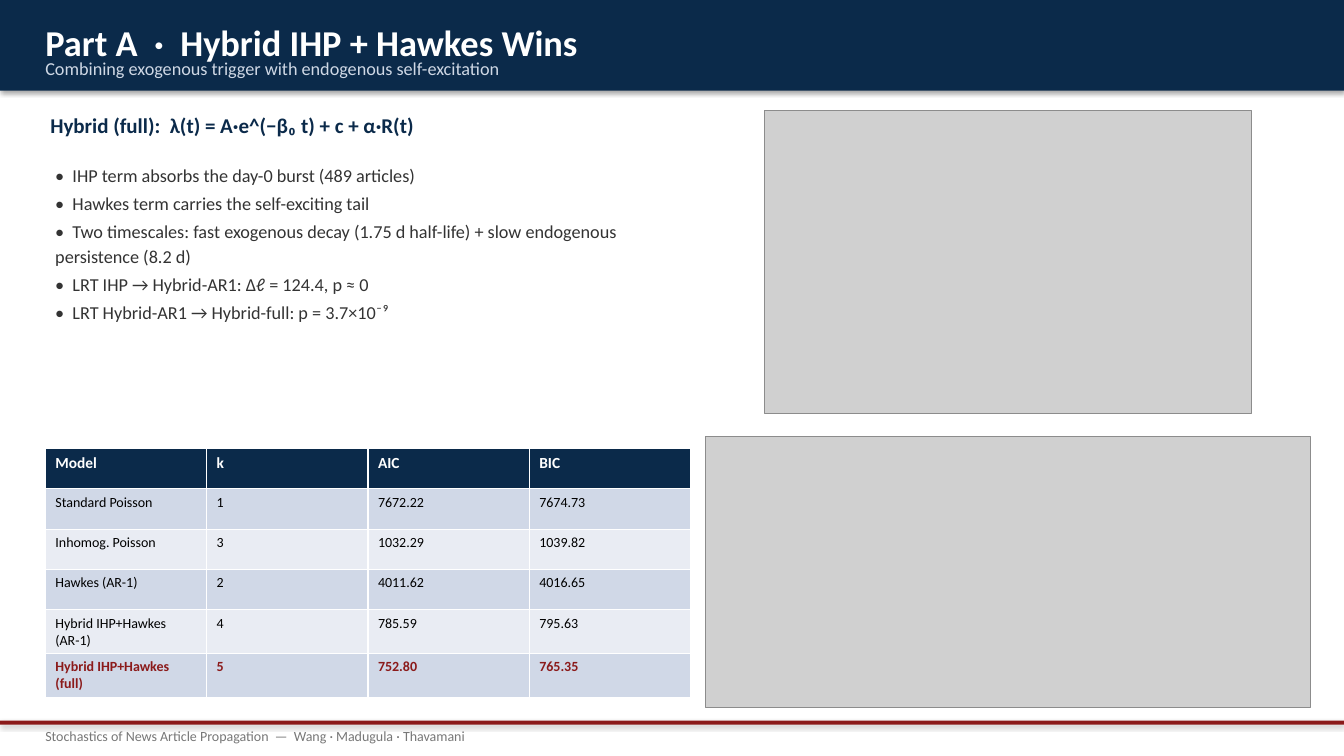
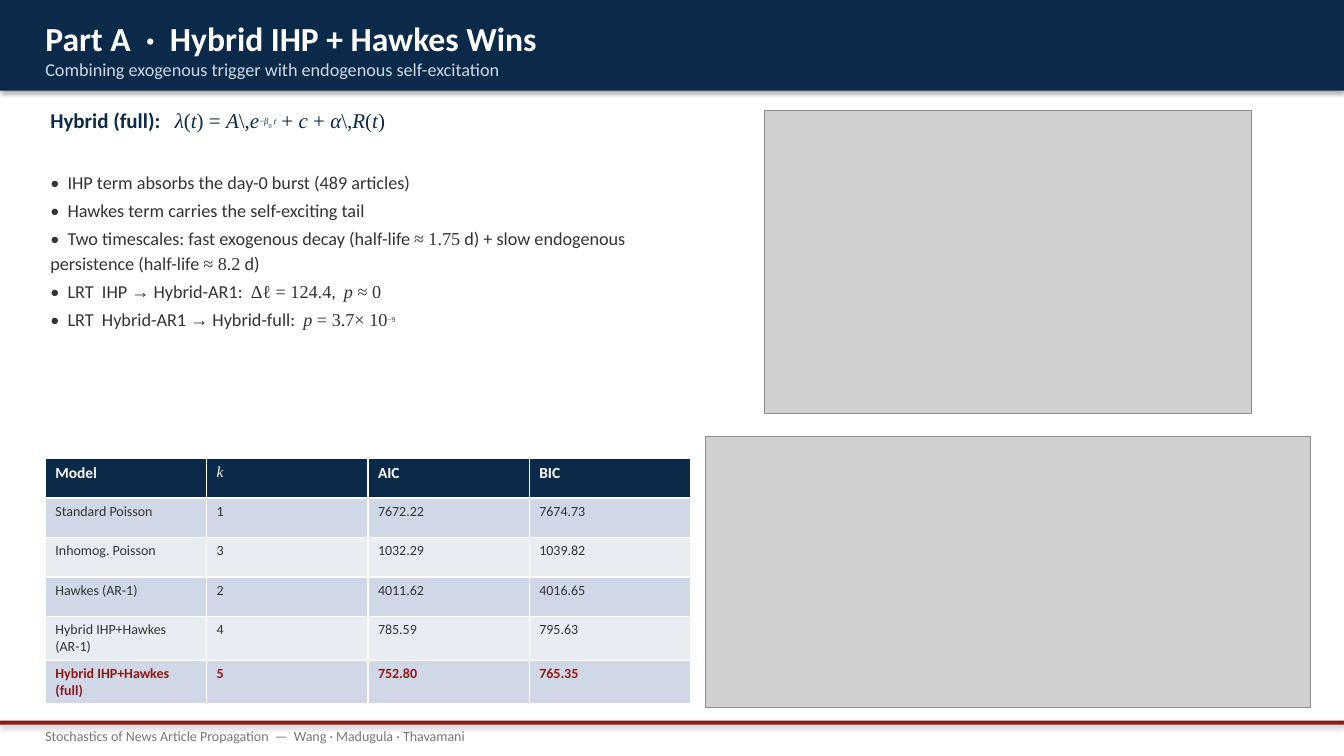
Before and after one commit to whrui720/StochasticNewsSim, a slide deck: slide 4 of StochasticNewsSim_presentation.pptx. Drawn at 1344x756 pixels with LibreOffice and Linux fonts; fonts in the diff are those of the drawing; grey boxes stand for pictures. Boxes give left, top, right and bottom in pixels: in the first picture for what was removed or moved away, otherwise in the second. Text is boxed around its words. In the diff, an @@ line names an element or a change of style, - is before the commit and + after.

Commit message:
attempt at fixing formatting; more theory added to slides and script

```diff
--- a/StochasticNewsSim_presentation.pptx
+++ b/StochasticNewsSim_presentation.pptx
@@ text "Part A · Hybrid IHP ..." at bbox=[45, 27, 536, 57]: size 26 to 24 pt @@
@@ text at bbox=[50, 112, 385, 133]: text changed; font Calibri to Times New Roman; bold off @@
-Hybrid (full): λ(t) = A·e^(−β₀ t) + c + α·R(t)
+Hybrid (full): λ(t) = A\,e−β0 t + c + α\,R(t)
@@ text "• IHP term absorbs the ...": place and size @@
-text "• IHP term absorbs the ..." at bbox=[55, 169, 617, 322]
+text "• IHP term absorbs the ..." at bbox=[50, 176, 625, 330]
@@ text at bbox=[50, 232, 625, 273]: text changed @@
-• Two timescales: fast exogenous decay (1.75 d half-life) + slow endogenous persistence (8.2 d)
+• Two timescales: fast exogenous decay (half-life ≈ 1.75 d) + slow endogenous persistence (half-life ≈ 8.2 d)
@@ text at bbox=[68, 285, 381, 302]: font Calibri to Times New Roman in "→ Δℓ = 124.4, p ≈ 0"; italic on in "p" @@
@@ text at bbox=[68, 313, 395, 330]: text changed @@
-• LRT Hybrid-AR1 → Hybrid-full: p = 3.7×10⁻⁹
+• LRT Hybrid-AR1 → Hybrid-full: p = 3.7× 10−9
@@ table at bbox=[45, 459, 691, 701] @@
@@ font Calibri to Times New Roman, bold off, italic on in "k" @@
@@ text colour #000000 to #333333 in "Standard Poisson", "1", "7672.22", "7674.73" and 12 more places @@
@@ table: place and size @@
-table at bbox=[45, 449, 691, 694]
+table at bbox=[45, 459, 691, 701]
```
Also in this commit, not shown: 7 other slides changed, 2 slides added, 1 slide removed, 2 other files.
